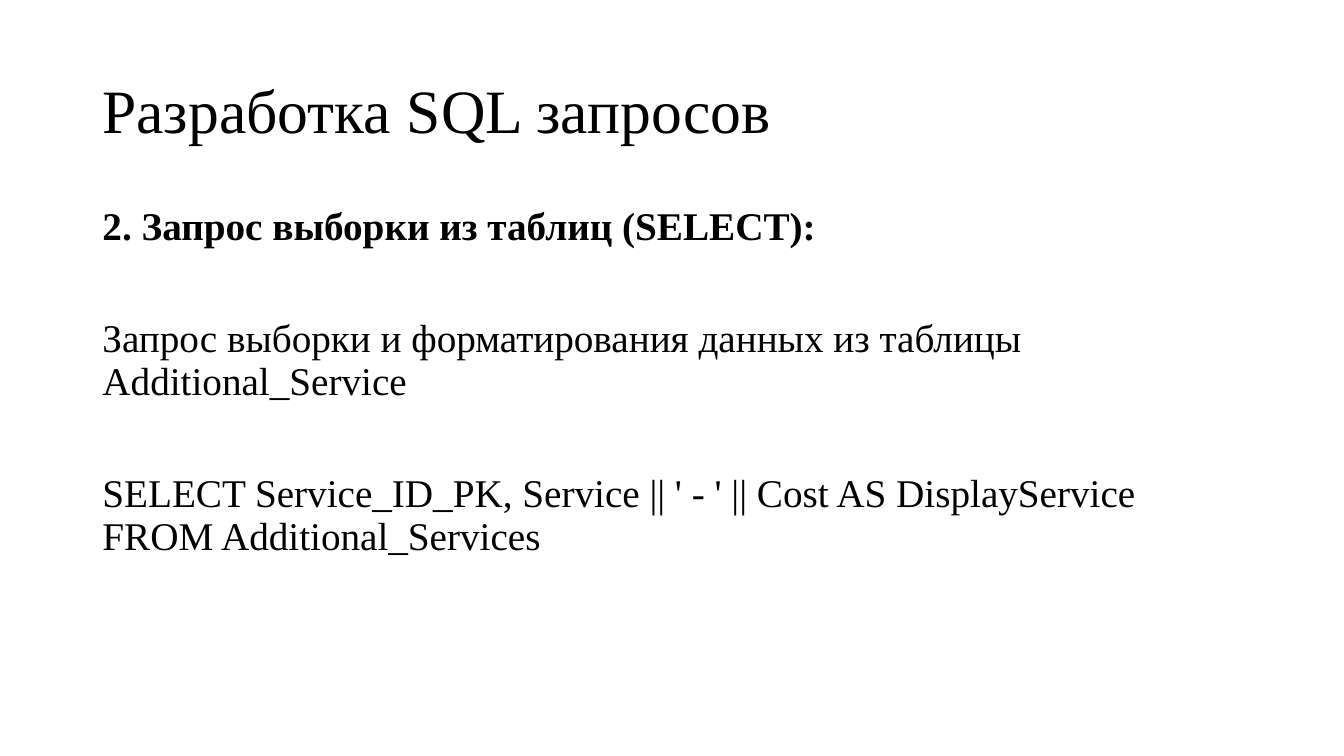
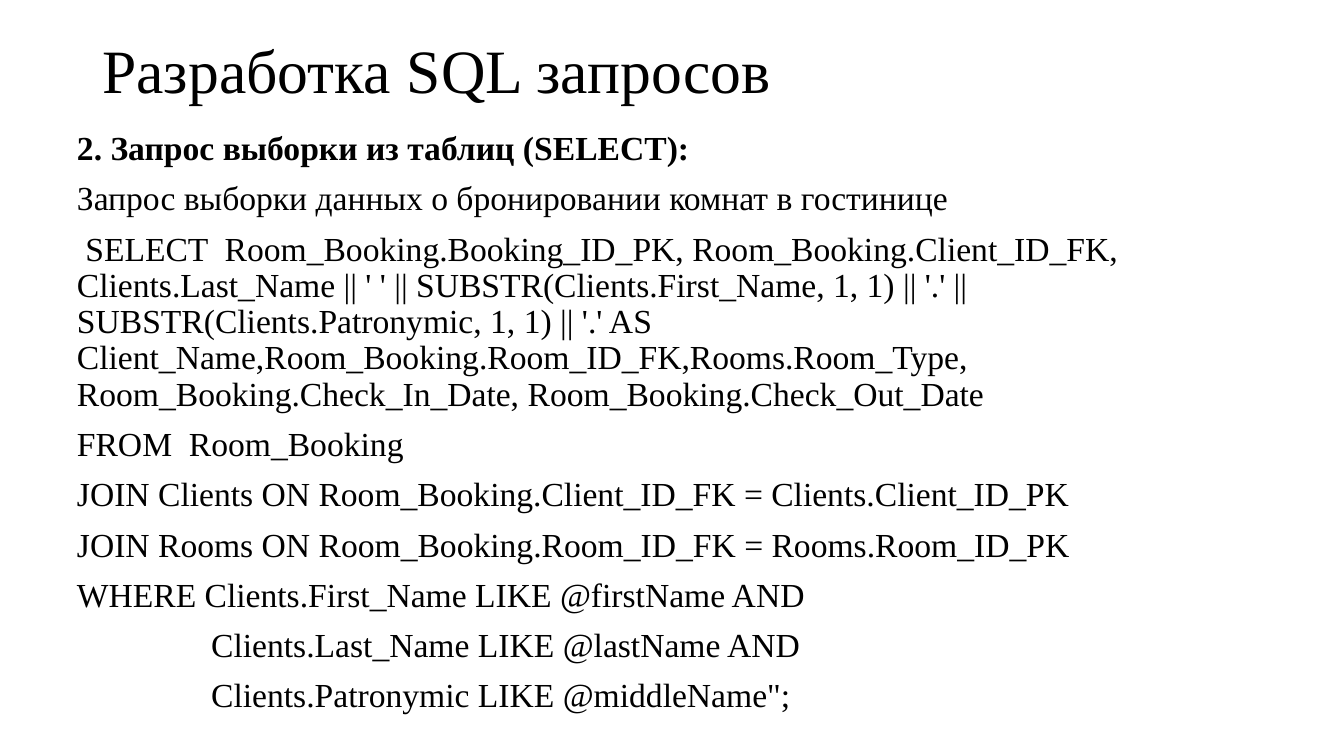
Before and after one commit to depxd/hotel3, a slide deck: slide 9 of Презентаци АИС гостницы.pptx. Drawn at 1344x756 pixels with LibreOffice and Linux fonts; fonts in the diff are those of the drawing. Boxes give left, top, right and bottom in pixels: in the first picture for what was removed or moved away, otherwise in the second. Text is boxed around its words. In the diff, an @@ line names an element or a change of style, - is before the commit and + after.

Commit message:
Исправлена презенатция(добавлено большо запросов и исправлены изображения) Исправлена ПЗ(добавлены ссылки на литературу в тексте).

```diff
--- a/Презентаци АИС гостницы.pptx
+++ b/Презентаци АИС гостницы.pptx
@@ title "Разработка SQL запросов": place and size @@
-title "Разработка SQL запросов" at (102,89,770,144)
+title "Разработка SQL запросов" at (102,49,770,104)
@@ text "2. Запрос выборки из таблиц ...": place and size @@
-text "2. Запрос выборки из таблиц ..." at (102,212,1135,555)
+text "2. Запрос выборки из таблиц ..." at (77,136,1117,714)
@@ text at (77,136,689,167): size 28 to 24 pt in "2. Запрос выборки из таблиц (SELECT):" @@
@@ text at (77,186,1117,714): text changed; size 28 to 24 pt @@
-Запрос выборки и форматирования данных из таблицы Additional_Service
-SELECT Service_ID_PK, Service || ' - ' || Cost AS DisplayService FROM Additional_Services
+Запрос выборки данных о бронировании комнат в гостинице
+SELECT Room_Booking.Booking_ID_PK, Room_Booking.Client_ID_FK, Clients.Last_Name || ' ' || SUBSTR(Clients.First_Name, 1, 1) || '.' || SUBSTR(Clients.Patronymic, 1, 1) || '.' AS Client_Name,Room_Booking.Room_ID_FK,Rooms.Room_Type, Room_Booking.Check_In_Date, Room_Booking.Check_Out_Date
+FROM Room_Booking
+JOIN Clients ON Room_Booking.Client_ID_FK = Clients.Client_ID_PK
+JOIN Rooms ON Room_Booking.Room_ID_FK = Rooms.Room_ID_PK
+WHERE Clients.First_Name LIKE @firstName AND
+Clients.Last_Name LIKE @lastName AND
+Clients.Patronymic LIKE @middleName";
```
Also in this commit, not shown: 18 other slides changed, 2 other files.
